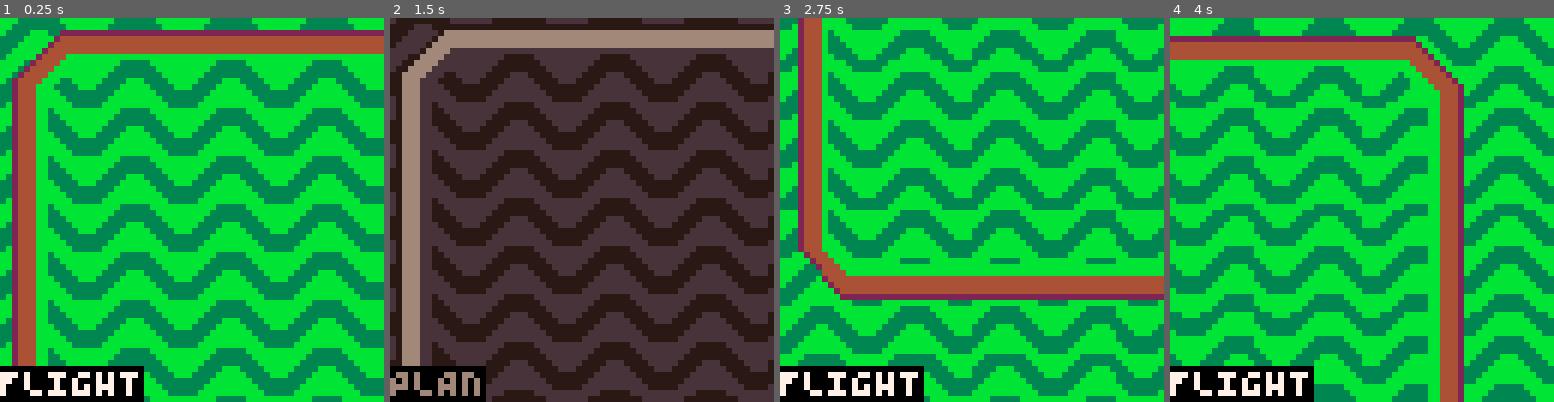
Above: before the commit, frames 1-4 (left to right).
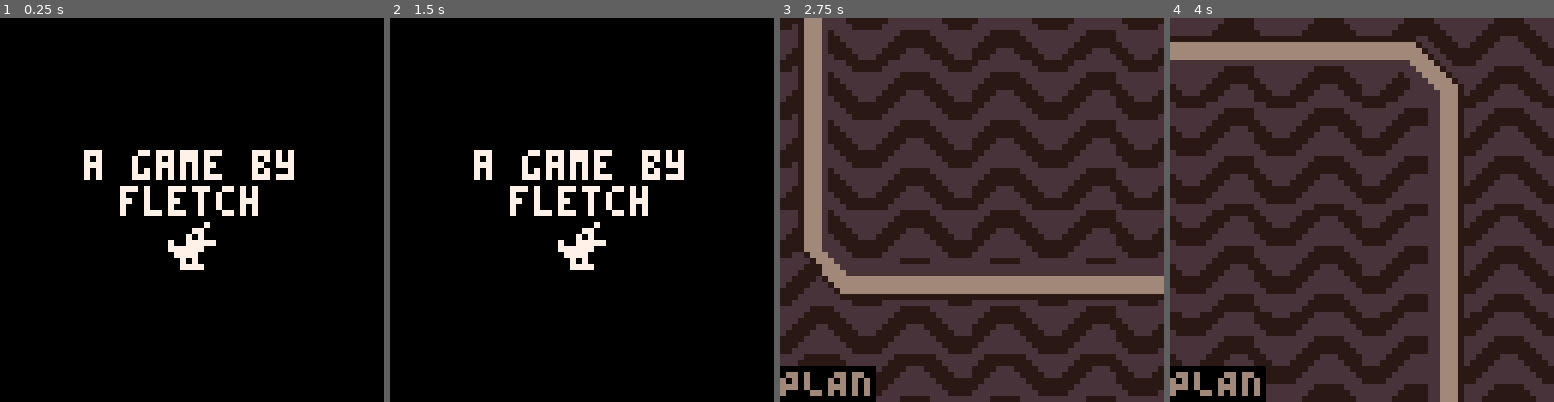
Above: after the commit, the same moments.

Repository: fletchmakes/oops-airlines
Game: PICO-8 cartridge oops-airlines.p8
Same seed, same stepped clock (60 frames per second), same inputs: the game is played once before the commit and once after it.
Inputs:
- Up to frame 1 (0.25 s): no input
- Up to frame 2 (1.5 s): tap O (Z key) at 0.33, 0.7, 1.43 s; tap X (X key) at 1.07 s
- Up to frame 3 (2.75 s): hold Left 1.97-2.37 s; tap X (X key) at 2.07, 2.4, 2.73 s; tap O (Z key) at 2.22 s; hold Down from 2.42 s (still down)
- Up to frame 4 (4 s): release Down at 2.82 s; hold Right 2.87-3.53 s; tap X (X key) at 3.07, 3.4, 3.73 s; tap O (Z key) at 3.1, 3.98 s; hold Up from 3.58 s (still down)

The runs differ from the first frame. In frame 1, 98% of the frame differs, in the area x 0-100%, y 0-100%; in frame 2, 98%; in frame 3, 99%; in frame 4, 99%.

Commit message:
cleanup and splashscreen

Diff:
--- a/oops-airlines.p8
+++ b/oops-airlines.p8
@@ -6,11 +6,6 @@
 -- made for lowrezjam 2024
 
 local debug = false
-
--- camera
-local zoom = 1
-local zoom_target = 1
-local cam = {x=0, y=0, speed=3}
 
 -- key constants
 local k_left = 0
@@ -20,17 +15,54 @@
 local k_primary = 4
 local k_secondary = 5
 
+local current_update = nil
+local current_draw = nil
+
+function _init()
+    poke(0x5f2c, 3)
+	current_update = splashscreen_update
+	current_draw = splashscreen_draw
+end
+
+function _update()
+	current_update()
+end
+
+function _draw()
+	current_draw()
+
+	if debug then
+		rectfill(0, 0, 63, 6, 0)
+		print(stat(1), 0, 0, 7)
+	end
+end
+
+-->8
+-- menus
+
+function menu_update()
+
+end
+
+function menu_draw()
+
+end
+
+-->8
+-- gameplay
+
+-- camera
+local zoom = 1
+local zoom_target = 1
+local cam = {x=0, y=0, speed=3}
+
 -- flag animation
 local flag_num = 1
 local frame = 0
 
--- TODO: planning mode toggle
 local mode = "FLIGHT" -- "PLAN"
 
-function _init()
-end
-
-function _update()
+function game_update()
     -- write any game update logic here
 	frame += 1
 	if frame % 5 == 0 then
@@ -68,7 +100,7 @@
     zoom = lerp(zoom, zoom_target, 0.2)
 end
 
-function _draw()
+function game_draw()
     -- set video mode to 128x128
     poke(0x5f2c, 0)
     -- set the screen to 0x80
@@ -123,11 +155,32 @@
 	-- mode
 	rectfill(0, 58, #mode*4-1, 63, 0)
 	print(mode, 0, 58, 7)
-
-	if debug then
-		rectfill(0, 0, 63, 6, 0)
-		print(stat(1), 0, 0, 7)
-	end
+end
+
+-->8
+-- splashscreen
+
+local splash_frame = 0
+
+function splashscreen_update()
+	if splash_frame == 0 then
+		-- play_sfx(2) -- TODO: import sfx from Canyon Crisis
+	end
+
+	splash_frame += 1
+
+	if (splash_frame > 60) then
+		current_update = game_update
+		current_draw = game_draw
+		splash_frame = 0
+	end
+end
+
+function splashscreen_draw()
+	rectfill(0, 0, 63, 63, 0)
+	print("a game by", 14, 22, 7)
+	print("fletch",  20, 28, 7)
+	spr(7, 28, 34)
 end
 
 -->8
@@ -217,14 +270,14 @@
 end
 
 __gfx__
-00000000777770007777770077777770777077707770000077770000000000000000000000000000000000000000000000000000000000000000000000000000
-00000000688877006888877068878870687778706877777068877000000000000000000000000000000000000000000000000000000000000000000000000000
-00700700688887706888787068887770688787706887787068887770000000000000000000000000000000000000000000000000000000000000000000000000
-00077000688778706887777068887000688877006888877068888870000000000000000000000000000000000000000000000000000000000000000000000000
-00077000677777706777000067777000678870006788770067777770000000000000000000000000000000000000000000000000000000000000000000000000
-00700700600000006000000060000000677770006777700060000000000000000000000000000000000000000000000000000000000000000000000000000000
-00000000600000006000000060000000600000006000000060000000000000000000000000000000000000000000000000000000000000000000000000000000
-00000000600000006000000060000000600000006000000060000000000000000000000000000000000000000000000000000000000000000000000000000000
+00000000777770007777770077777770777077707770000077770000000000700000000000000000000000000000000000000000000000000000000000000000
+00000000688877006888877068878870687778706877777068877000000077000000000000000000000000000000000000000000000000000000000000000000
+00700700688887706888787068887770688787706887787068887770000707000000000000000000000000000000000000000000000000000000000000000000
+00077000688778706887777068887000688877006888877068888870700777770000000000000000000000000000000000000000000000000000000000000000
+00077000677777706777000067777000678870006788770067777770777777000000000000000000000000000000000000000000000000000000000000000000
+00700700600000006000000060000000677770006777700060000000077770000000000000000000000000000000000000000000000000000000000000000000
+00000000600000006000000060000000600000006000000060000000007070000000000000000000000000000000000000000000000000000000000000000000
+00000000600000006000000060000000600000006000000060000000007777000000000000000000000000000000000000000000000000000000000000000000
 000000777700000000007770000000000000000000000000bbb3333333bbbbbbbbb3333333bbbbbbbbb3333333bbbbbbbbb3333333bbbbbbbbb3333333bbbbbb
 000007788770000000007277000000000000000000777700bb333333333bbbbbbb333333333bbbbbbb333333333bbbbbbb333333333bbbbbbb333333333bbbbb
 000007866870000000007227770000000000000007788770b3333bbb332222222222222222222222222222bb3333bbbbb3333bbb3333bbbbb3333bbb3333bbbb
Not shown, changed: assets/spritesheet.aseprite
Not shown, changed: spritesheet.png
